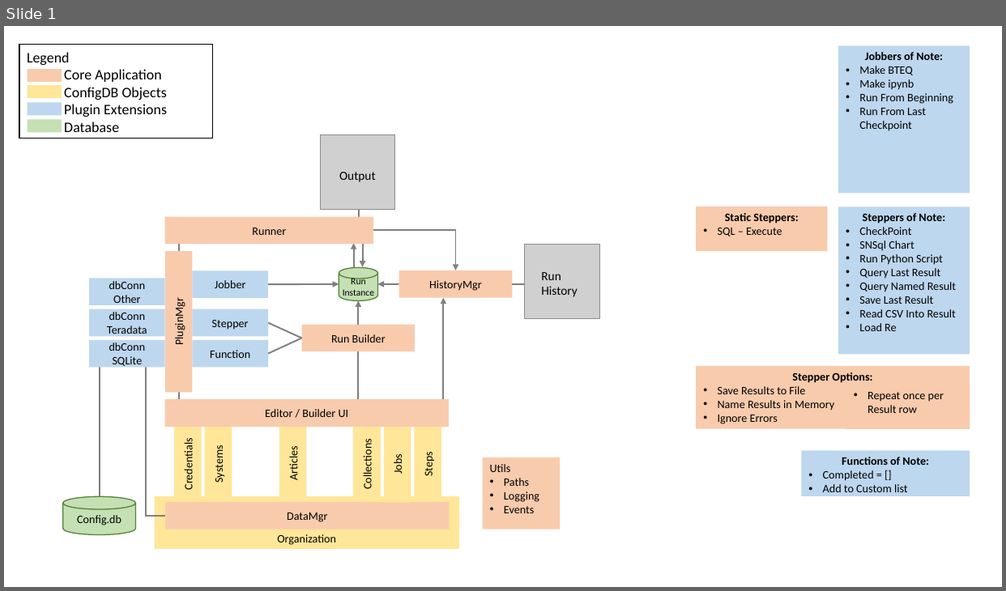
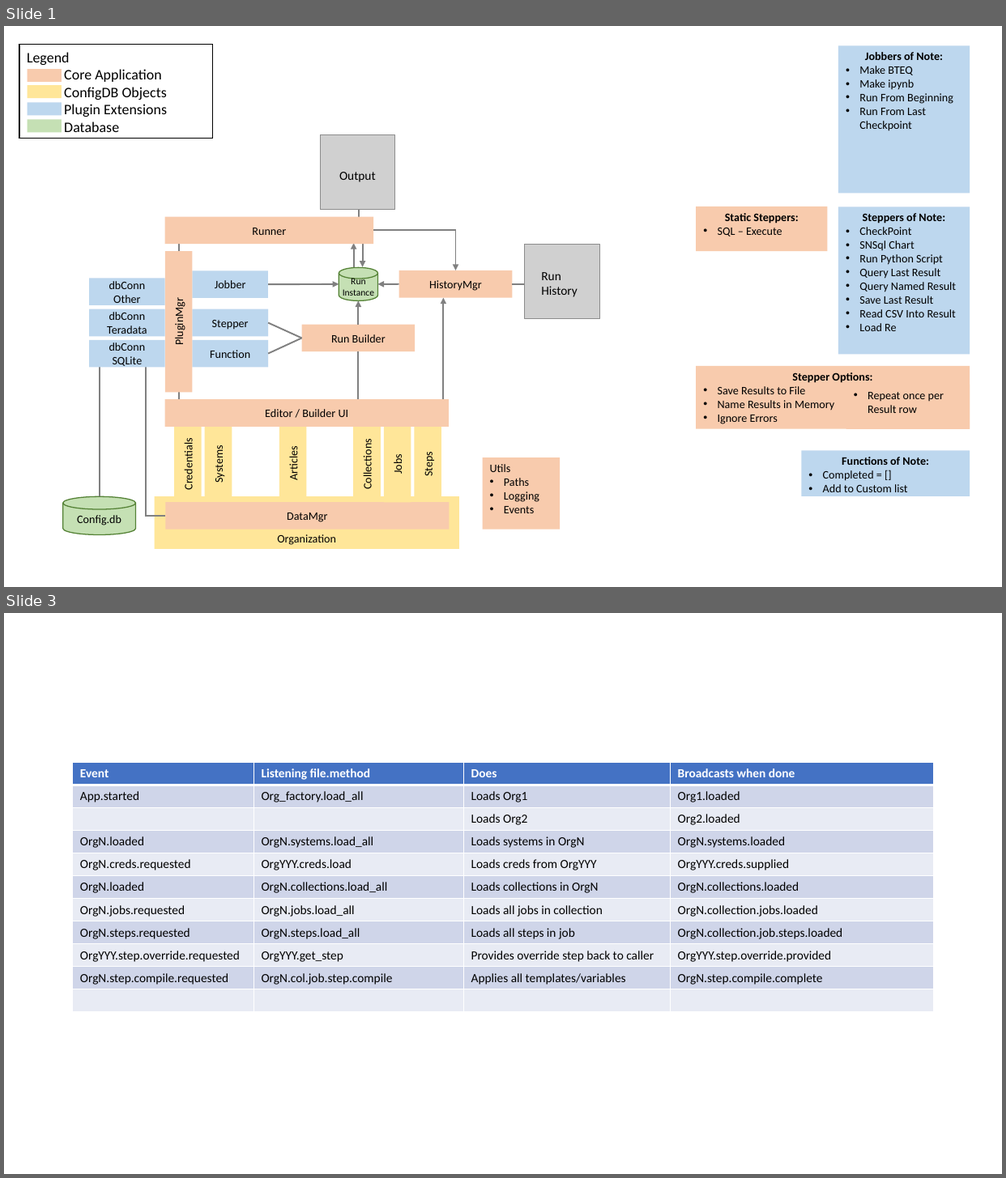
Before and after one commit to Stephen-Hilton/sqljin, a slide deck: application architecture.pptx. Shown one above the other, each under a label of ours: slide 1 before the commit, slides 1 and 3 after it; the slides between them are not shown. The pictures are 1006x591 and 1006x1178 pixels, drawn with LibreOffice and Linux fonts; fonts in the diff are those of the drawing; grey boxes stand for pictures. Boxes give left, top, right and bottom in pixels: in the first picture for what was removed or moved away, otherwise in the second. Text is boxed around its words. In the diff, an @@ line names an element or a change of style, - is before the commit and + after.

```diff
--- a/application architecture.pptx
+++ b/application architecture.pptx
@@ slide 3 added at <box>4,613,1002,1174</box>, background #FFFFFF @@
@@ table added at <box>73,763,933,1010</box>, 11 rows, 4 columns @@
+Event | Listening file.method | Does | Broadcasts when done
+App.started | Org_factory.load_all | Loads Org1 | Org1.loaded
+ |  | Loads Org2 | Org2.loaded
+OrgN.loaded | OrgN.systems.load_all | Loads systems in OrgN | OrgN.systems.loaded
+OrgN.creds.requested | OrgYYY.creds.load | Loads creds from OrgYYY | OrgYYY.creds.supplied
+OrgN.loaded | OrgN.collections.load_all | Loads collections in OrgN | OrgN.collections.loaded
+OrgN.jobs.requested | OrgN.jobs.load_all | Loads all jobs in collection | OrgN.collection.jobs.loaded
+OrgN.steps.requested | OrgN.steps.load_all | Loads all steps in job | OrgN.collection.job.steps.loaded
+OrgYYY.step.override.requested | OrgYYY.get_step | Provides override step back to caller | OrgYYY.step.override.provided
+OrgN.step.compile.requested | OrgN.col.job.step.compile | Applies all templates/variables | OrgN.step.compile.complete
+ |  |  | 
```
Also in this commit, not shown: 1 other slide added, 10 other files.
